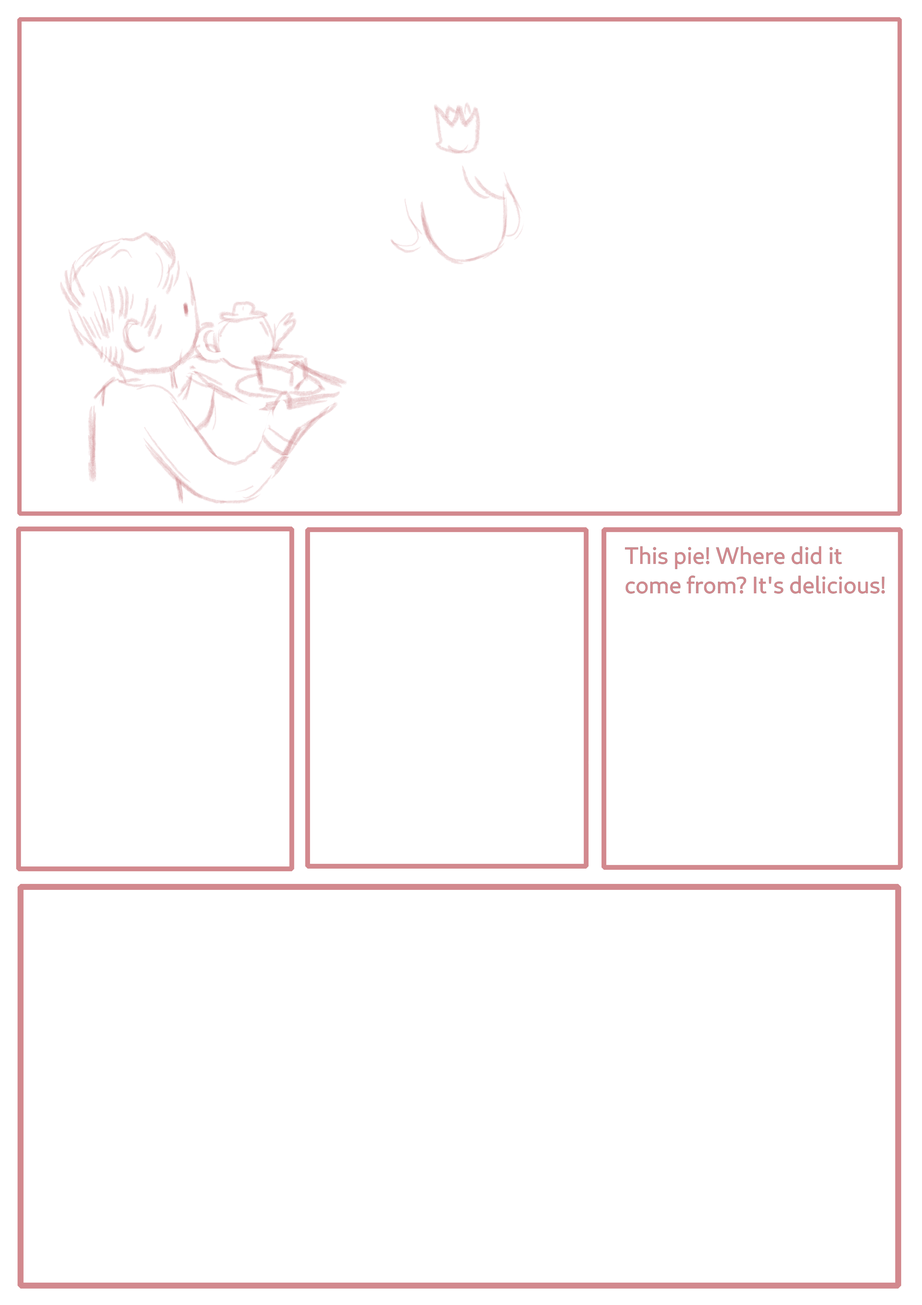
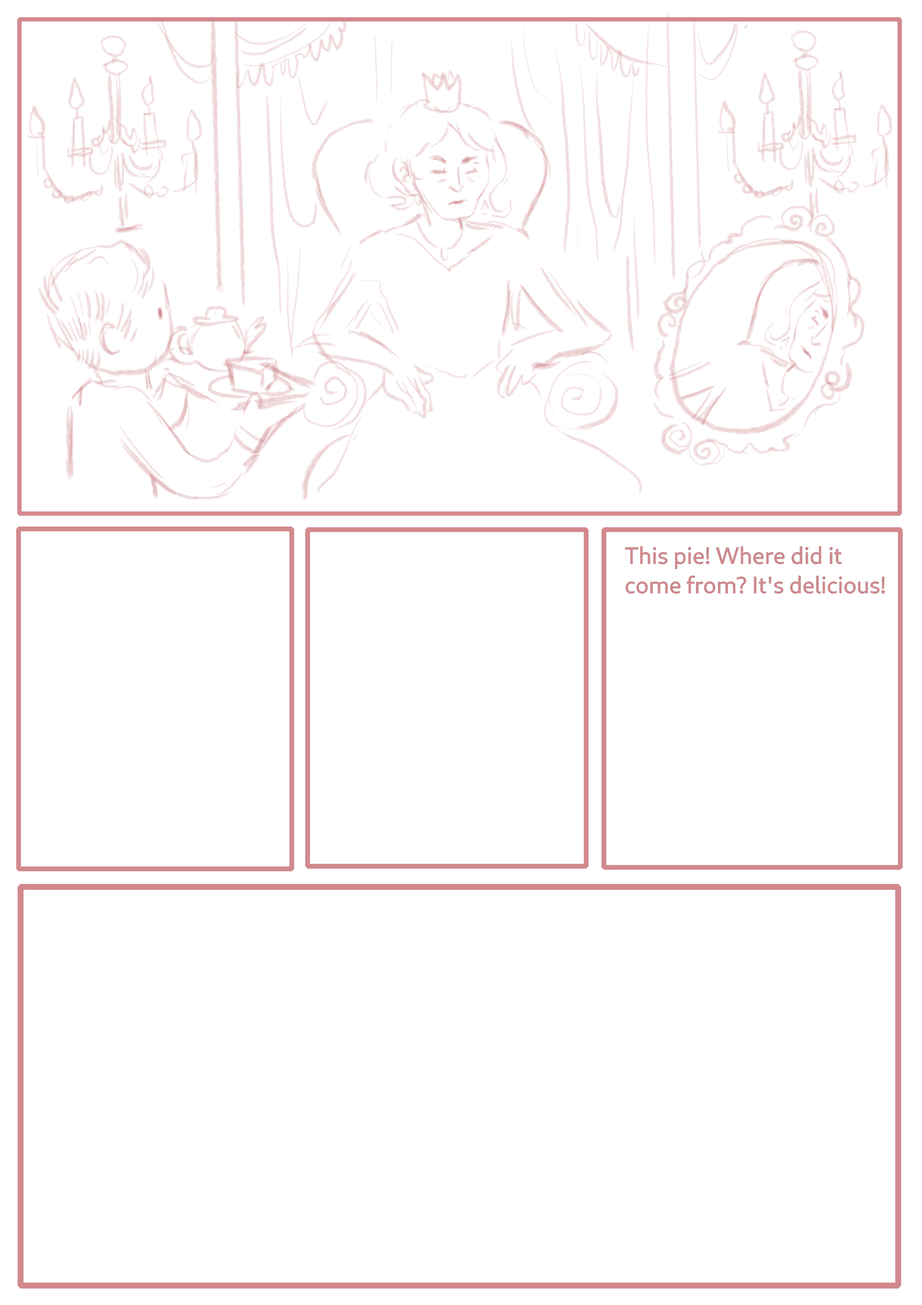
Before/after of a 922 × 1305 layered artwork. What changed in the layer stack:
added layer "Layer 4(pasted)" above "Layer 2" over (692, 16, 894, 261)
added layer "Layer 2" above "Layer 1" over (27, 13, 894, 504)
painted on "Layer 1" over (27, 13, 881, 504)
